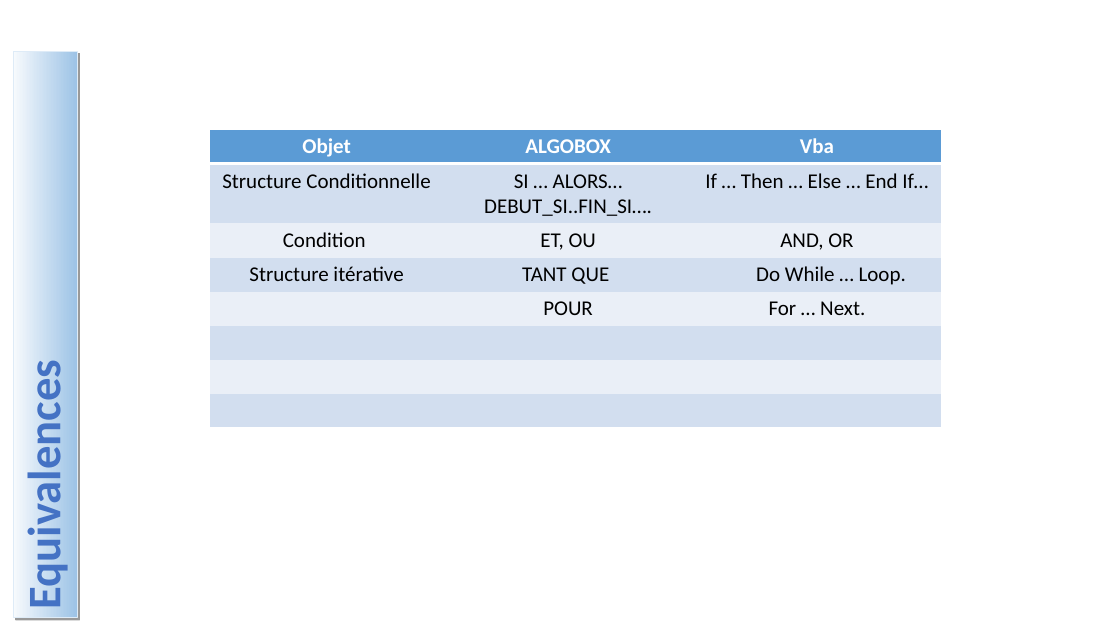
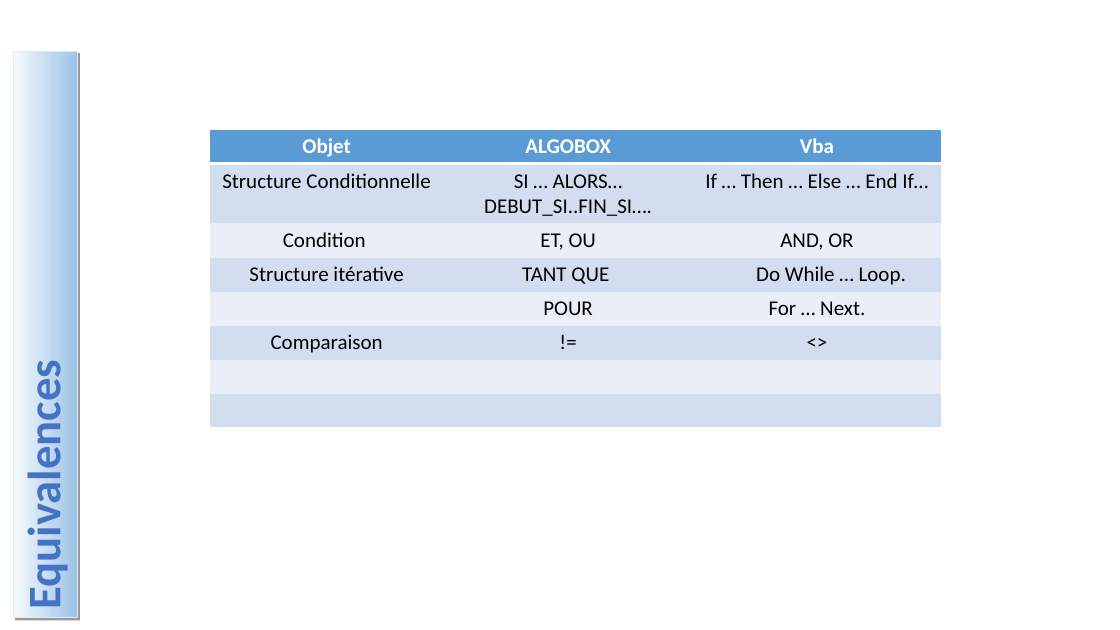
Before and after one commit to fabrice1618/GIFA23, a slide deck: slide 18 of COURS_VBA_TP.pptx (slide 17 before the commit). Drawn at 1120x630 pixels with LibreOffice and Linux fonts; fonts in the diff are those of the drawing; background and template pictures are left out. Boxes give left, top, right and bottom in pixels: in the first picture for what was removed or moved away, otherwise in the second. Text is boxed around its words. In the diff, an @@ line names an element or a change of style, - is before the commit and + after.

```diff
--- a/COURS_VBA_TP.pptx
+++ b/COURS_VBA_TP.pptx
@@ table at <box>210,129,942,427</box> @@
+row 6: Comparaison | != | <>
-row 8:  |  | 
```
Also in this commit, not shown: 8 other slides changed, 20 slides added, 2 slides removed, 11 other files.
